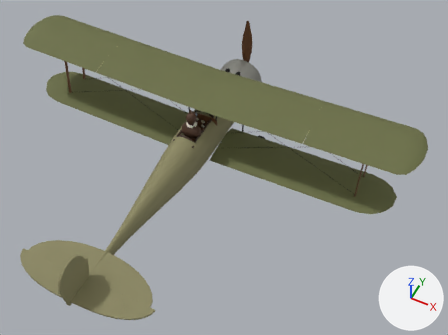
Renders of the glTF model public/models/nieuport_28.glb from each side of a commit.
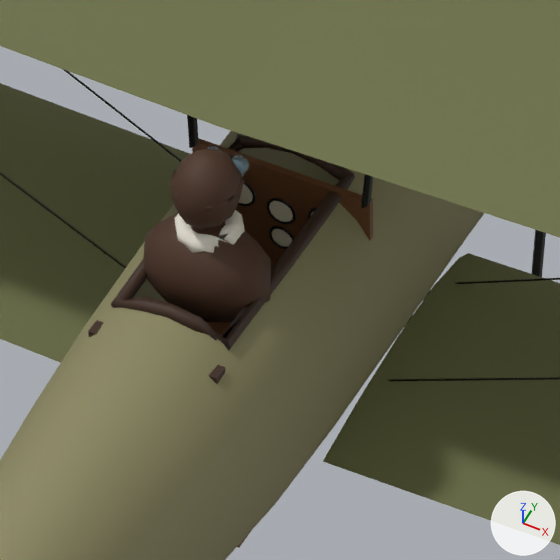
Old and new are each drawn whole from a camera (50 mm lens) standing at (4.23, -7.97, 8.58) and looking at (0.81, -1.12, 0.02) and again close up on the part from 36% to 55% of the width and 27% to 52% of the height. Every picture has the same lights, and +X, +Y and +Z are marked at lower right. The first two pictures are the older version. Where no turn or scale is listed for an object, it has been applied to the vertices. Vertices at exactly the same position are counted once.

The first close-up shows 'Coaming', 'CockpitInterior', 'Fuselage', 'Gauge_Alt', 'Gauge_Compass', 'Gauge_RPM', 'Pilot_Figure', 'Struts', 'Wing_Lower_L', 'Wing_Lower_R', 'Wing_Upper_L', 'Wing_Upper_R', 'Wires' and 5 more.
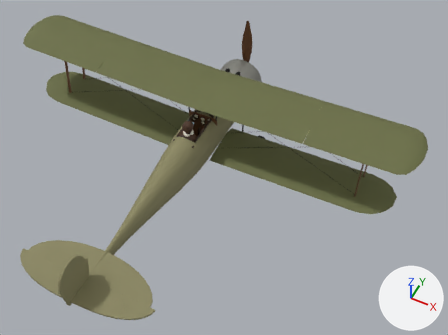
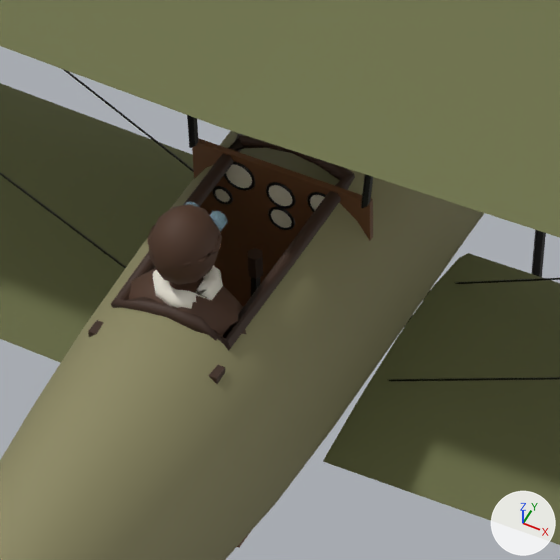
What differs and where, as boxes [x1, y1, x2, y2] in the close-ups (560 x 560 px):
```json
{"object": "Pilot_Figure", "change": "moved", "before": [143, 146, 271, 322], "after": [128, 202, 246, 336]}
{"object": "Gauge_Alt", "change": "moved", "before": [269, 201, 293, 222], "after": [269, 185, 292, 206]}
{"object": "Gauge_RPM", "change": "moved", "before": [239, 184, 253, 204], "after": [226, 164, 252, 188]}
{"object": "Gauge_Compass", "change": "moved", "before": [272, 229, 292, 247], "after": [271, 210, 292, 228]}
{"object": "Gauge_Speed", "change": "moved", "after": [310, 195, 325, 210], "on screen": "not visible before"}
```

Scene script edits in JSON lines:
```json
{"block": "me_pilot_figure", "where": "# used by ob_pilot_figure; location = (0.0, 0.0, 0.0)"}
{"op": "remove", "block": "me_pilot_figure", "code": "me_pilot_figure.from_pydata(...)  # 304 vertices, 588 faces; spans x -0.205..0.205, y -0.985..-0.705, z 0.213..0.803"}
{"op": "add", "block": "me_pilot_figure", "code": "me_pilot_figure.from_pydata(...)  # 304 vertices, 588 faces; spans x -0.205..0.205, y -1.125..-0.845, z 0.113..0.703"}
{"block": "me_pilot_figure", "change": "me_pilot_figure part 1: the whole mesh is moved by (0.0, -0.14, -0.1)"}
{"op": "set", "path": "ob_gauge_alt.location", "old": "(0.0, -0.408, 0.224)", "new": "(0.0, -0.408, 0.289)"}
{"op": "set", "path": "ob_gauge_compass.location", "old": "(0.0, -0.408, 0.114)", "new": "(0.0, -0.408, 0.194)"}
{"op": "set", "path": "ob_gauge_rpm.location", "old": "(-0.14, -0.408, 0.244)", "new": "(-0.14, -0.408, 0.309)"}
{"op": "set", "path": "ob_gauge_speed.location", "old": "(0.14, -0.408, 0.244)", "new": "(0.14, -0.408, 0.309)"}
```
